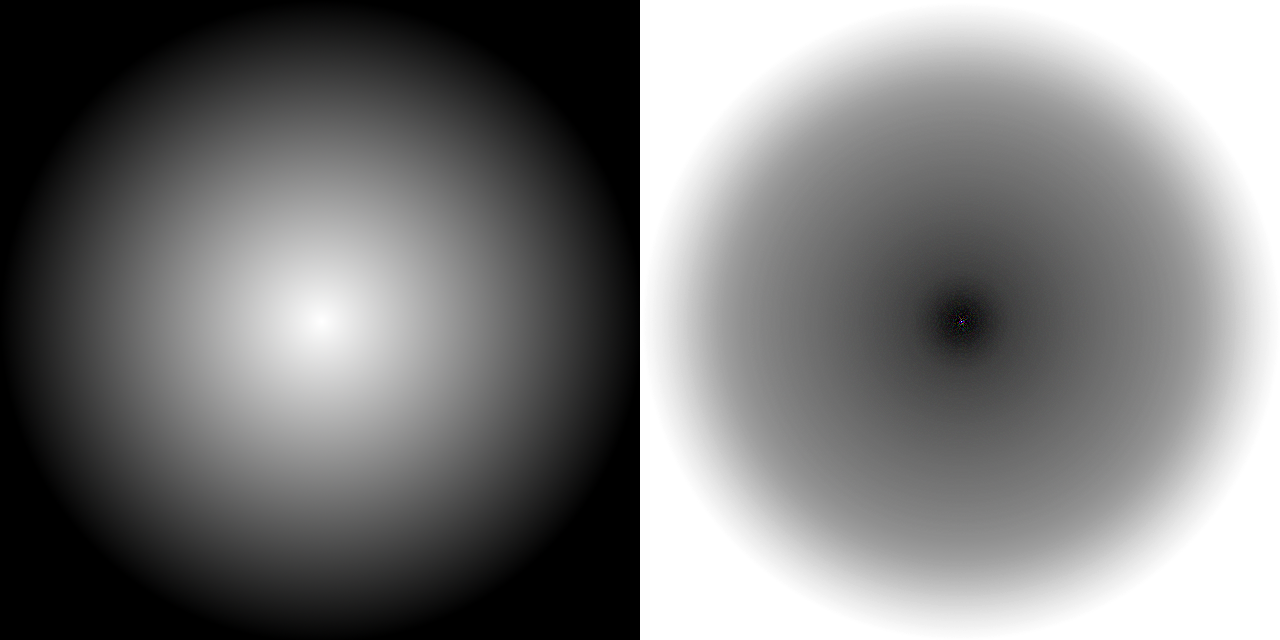
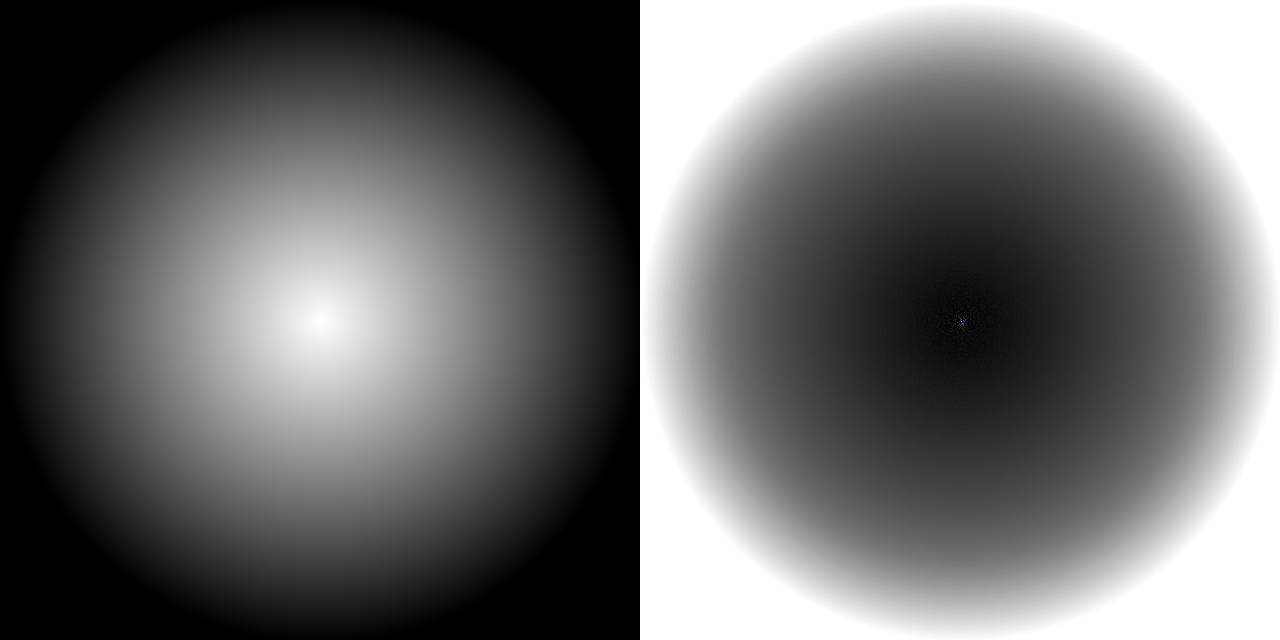
Two versions of the same layered image (1280 x 640). Layer-by-layer changes:
removed layer "Calque Copié" over [642, 2, 1280, 640]
renamed "Arrière-plan" to "halo.png", painted on it over [642, 2, 1280, 640]
